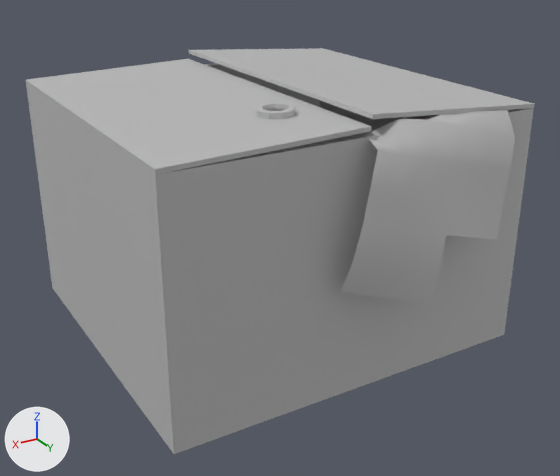
Before and after pictures for a commit that changed the FBX model Assets/Models/FlynnAssetTest/EnvironmentAssets/Mesh/Ma_Stuff.fbx.
Before and after are seen from a 50 mm lens placed at (0.0157, 0.0275, 0.0172), pointed at (0.0003, 0.0018, 0.0043). Every picture has the same lights, and +X, +Y and +Z are marked at lower left. Where no turn or scale is listed for an object, it has been applied to the vertices. Vertices at the same position are counted once.

Objects in the first picture: 'Ma_Stuff'.
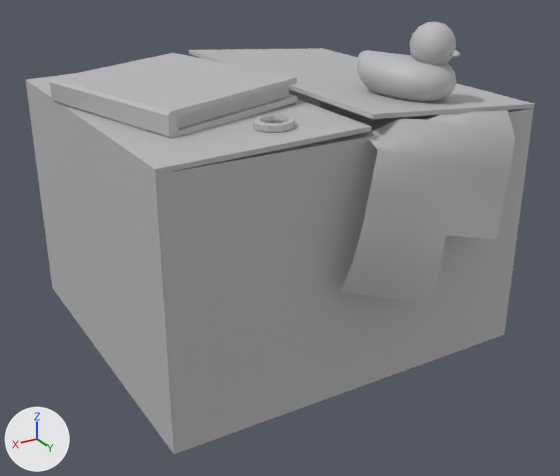
Location of each change, (x1, y1, x2, y2) in pixels of the pictures (560 x 476 px; the box of a moved part takes in the faces that stretch with it):
'Ma_Stuff', reshaped, moved (6% taller)
    before: (26, 48, 534, 454)
    after: (26, 22, 534, 454)
part 1 of me_mesh, moved or reshaped
    before: (256, 103, 295, 119)
    after: (253, 114, 295, 132)
part 2 of me_mesh, moved or reshaped
    both: (51, 52, 487, 110)
part 3 of me_mesh, moved or reshaped
    before: (26, 59, 372, 175)
    after: (26, 73, 372, 175)
part 4 of me_mesh, added
    after: (357, 50, 456, 102)
part 5 of me_mesh, added
    after: (450, 50, 460, 57)
part 6 of me_mesh, added
    after: (409, 22, 456, 66)
part 7 of me_mesh, added
    after: (49, 53, 297, 138)

Edits to the bpy script that builds the scene:
```text
Change me_mesh:
    used by ob_ma_stuff; location = (0.0, 0.00145, 0.00539)
    remove me_mesh.from_pydata(...)  # 121 vertices, 103 faces; spans x -0.0078..0.0078, y -0.0087..0.0073, z -0.0054..0.0054
    add me_mesh.from_pydata(...)  # 559 vertices, 551 faces; spans x -0.0079..0.0079, y -0.008..0.008, z -0.0067..0.0065
    me_mesh part 1: the loose piece of 45 vertices spanning x 0.0012..0.0026, y 0.0019..0.0033, z 0.0049..0.0052 is moved by (0.0008, 0.0021, -0.0014)
    me_mesh part 2: the loose piece of 22 vertices spanning x -0.0078..0.0078, y -0.0087..0.0058, z -0.0054..0.0054 is moved by (-0.0001, 0.0007, -0.0014)
    me_mesh part 3: the loose piece of 8 vertices spanning x 0.0..0.0078, y -0.0087..0.0058, z 0.0046..0.005 is moved by (-0.0001, 0.0007, -0.0014)
    me_mesh part 4: a new loose piece of 227 vertices spanning x -0.0051..-0.0022, y 0.0021..0.0058, z 0.0036..0.0053, in mat_lambert1 (grey #bcbcbc)
    me_mesh part 5: a new loose piece of 89 vertices spanning x -0.0047..-0.0043, y 0.0054..0.0058, z 0.0054..0.0056, in mat_lambert1 (grey #bcbcbc)
    me_mesh part 6: a new loose piece of 86 vertices spanning x -0.0049..-0.0033, y 0.0039..0.0056, z 0.0048..0.0065, in mat_lambert1 (grey #bcbcbc)
    me_mesh part 7: a new loose piece of 36 vertices spanning x 0.0003..0.0079, y -0.0047..0.0039, z 0.0034..0.0046, in mat_lambert1 (grey #bcbcbc)
Change ob_ma_stuff:
    ob_ma_stuff.location: (0.0, 0.00145, 0.00539) -> (0.00011, 0.00075, 0.00674)
```
